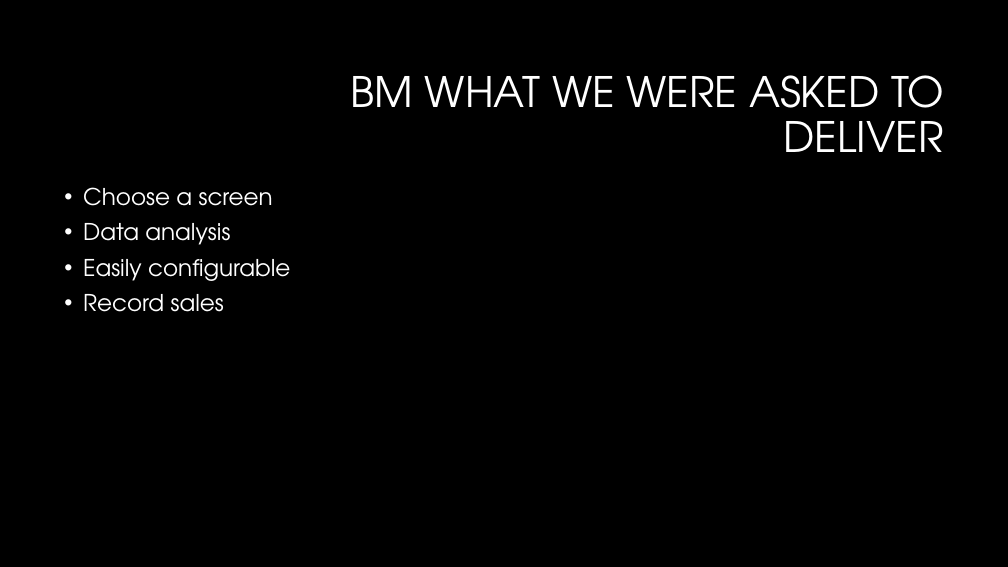
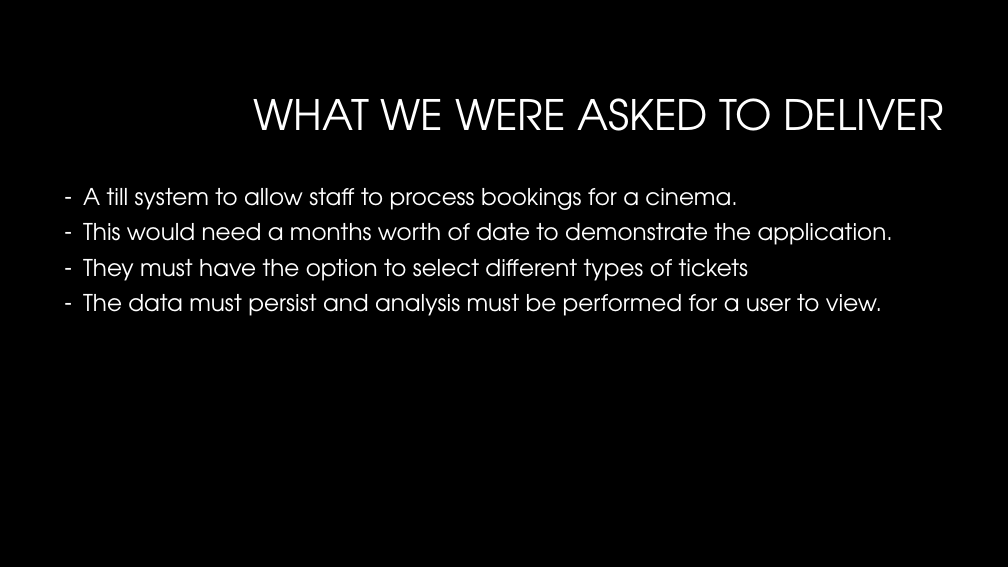
Before and after one commit to mumby0168/Cinema-Ticketing-System, a slide deck: slide 2 of Cinema Ticketing System[1301].pptx. Drawn at 1008x567 pixels with LibreOffice and Linux fonts; fonts in the diff are those of the drawing; background and template pictures are left out. Boxes give left, top, right and bottom in pixels: in the first picture for what was removed or moved away, otherwise in the second. Text is boxed around its words. In the diff, an @@ line names an element or a change of style, - is before the commit and + after.

```diff
--- a/Cinema Ticketing System[1301].pptx
+++ b/Cinema Ticketing System[1301].pptx
@@ title at box(253, 98, 944, 131): text changed @@
-BM WHAT WE WERE ASKED TO DELIVER
+WHAT WE WERE ASKED TO DELIVER
@@ text at box(83, 188, 893, 316): text changed @@
-• Choose a screen
-• Data analysis
-• Easily configurable
-• Record sales
+– A till system to allow staff to process bookings for a cinema.
+– This would need a months worth of date to demonstrate the application.
+– They must have the option to select different types of tickets
+– The data must persist and analysis must be performed for a user to view.
```
Also in this commit, not shown: 3 other slides changed, 1 other file.
